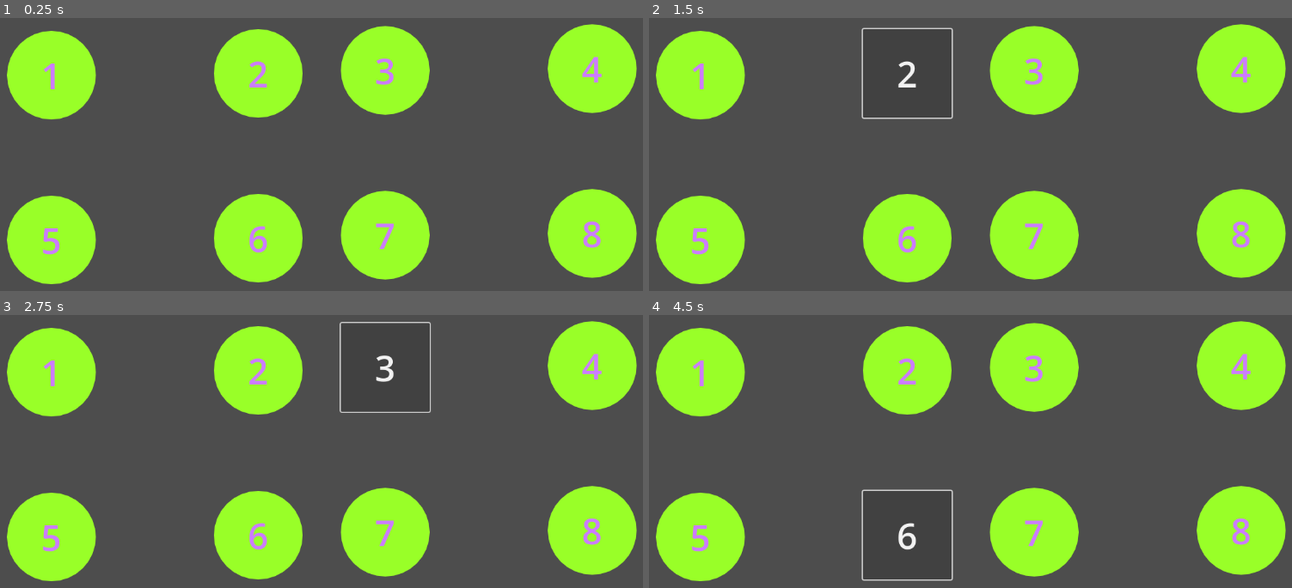
Above: before the commit, frames 1-4 (two rows, left to right).
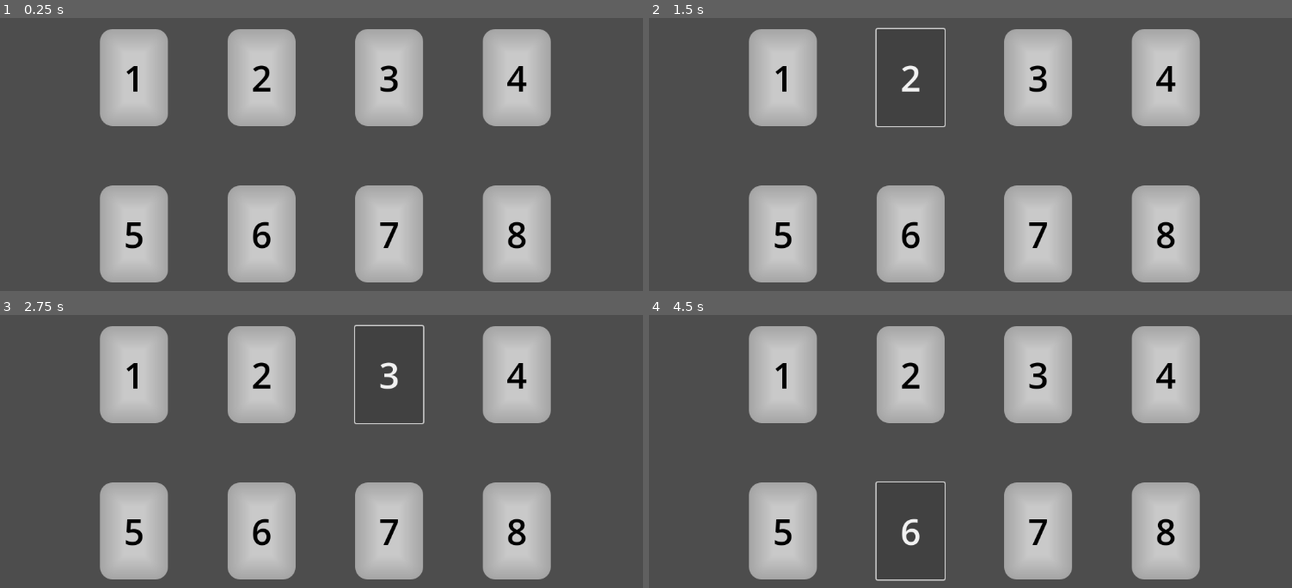
Above: after the commit, the same moments.

Repository: Lucasmoidel/stream-deck-ui
Game: Godot game, scene res://ui.tscn
Same seed, same stepped clock (60 frames per second), same inputs: the game is played once before the commit and once after it. This scene is started directly instead of the project's main scene.
Inputs:
- Up to frame 1 (0.25 s): no input
- Up to frame 2 (1.5 s): click "1" at 0.5 s; click "2" at 1.25 s
- Up to frame 3 (2.75 s): click "3" at 2 s
- Up to frame 4 (4.5 s): click "4" at 2.75 s; click "5" at 3.5 s; click "6" at 4.25 s

The runs differ from the first frame. In frame 1, 46% of the frame differs, in the area x 1-100%, y 2-98%; in frame 2, 42%; in frame 3, 42%; in frame 4, 42%.

Commit message:
YOU DONUT

Diff:
--- a/button_theme.tres
+++ b/button_theme.tres
@@ -1,12 +1,18 @@
 [gd_resource type="Theme" load_steps=2 format=3 uid="uid://bd1ksuf5j6cn8"]
 
 [sub_resource type="StyleBoxFlat" id="StyleBoxFlat_44idk"]
-bg_color = Color(0.6, 1, 0.156863, 1)
-corner_radius_top_left = 90
-corner_radius_top_right = 90
-corner_radius_bottom_right = 90
-corner_radius_bottom_left = 90
+bg_color = Color(0.787759, 0.787759, 0.787759, 1)
+border_width_left = 40
+border_width_top = 40
+border_width_right = 40
+border_width_bottom = 40
+border_color = Color(0.646029, 0.646029, 0.646029, 1)
+border_blend = true
+corner_radius_top_left = 20
+corner_radius_top_right = 20
+corner_radius_bottom_right = 20
+corner_radius_bottom_left = 20
 
 [resource]
-Button/colors/font_color = Color(0.8, 0.486275, 1, 1)
+Button/colors/font_color = Color(0, 0, 0, 1)
 Button/styles/normal = SubResource("StyleBoxFlat_44idk")
--- a/ui.tscn
+++ b/ui.tscn
@@ -10,75 +10,68 @@
 grow_horizontal = 2
 grow_vertical = 2
 
-[node name="Button" type="Button" parent="."]
-layout_mode = 0
-offset_left = 42.0
-offset_top = 114.0
-offset_right = 191.0
-offset_bottom = 263.0
+[node name="GridContainer" type="GridContainer" parent="."]
+layout_direction = 2
+layout_mode = 1
+anchors_preset = 8
+anchor_left = 0.5
+anchor_top = 0.5
+anchor_right = 0.5
+anchor_bottom = 0.5
+offset_left = -218.0
+offset_top = -133.0
+offset_right = 218.0
+offset_bottom = 133.0
+grow_horizontal = 2
+grow_vertical = 2
+theme_override_constants/h_separation = 100
+theme_override_constants/v_separation = 100
+columns = 4
+
+[node name="Button" type="Button" parent="GridContainer"]
+layout_mode = 2
 theme = ExtResource("1_cs2sk")
 theme_override_font_sizes/font_size = 60
 text = "1"
 
-[node name="Button2" type="Button" parent="."]
-offset_left = 389.0
-offset_top = 111.0
-offset_right = 538.0
-offset_bottom = 260.0
+[node name="Button2" type="Button" parent="GridContainer"]
+layout_mode = 2
 theme = ExtResource("1_cs2sk")
 theme_override_font_sizes/font_size = 60
 text = "2"
 
-[node name="Button3" type="Button" parent="."]
-offset_left = 602.0
-offset_top = 106.0
-offset_right = 751.0
-offset_bottom = 255.0
+[node name="Button3" type="Button" parent="GridContainer"]
+layout_mode = 2
 theme = ExtResource("1_cs2sk")
 theme_override_font_sizes/font_size = 60
 text = "3"
 
-[node name="Button4" type="Button" parent="."]
-offset_left = 949.0
-offset_top = 103.0
-offset_right = 1098.0
-offset_bottom = 252.0
+[node name="Button4" type="Button" parent="GridContainer"]
+layout_mode = 2
 theme = ExtResource("1_cs2sk")
 theme_override_font_sizes/font_size = 60
 text = "4"
 
-[node name="Button5" type="Button" parent="."]
-offset_left = 42.0
-offset_top = 391.0
-offset_right = 191.0
-offset_bottom = 540.0
+[node name="Button5" type="Button" parent="GridContainer"]
+layout_mode = 2
 theme = ExtResource("1_cs2sk")
 theme_override_font_sizes/font_size = 60
 text = "5"
 
-[node name="Button6" type="Button" parent="."]
-offset_left = 389.0
-offset_top = 388.0
-offset_right = 538.0
-offset_bottom = 537.0
+[node name="Button6" type="Button" parent="GridContainer"]
+layout_mode = 2
 theme = ExtResource("1_cs2sk")
 theme_override_font_sizes/font_size = 60
 text = "6"
 
-[node name="Button7" type="Button" parent="."]
-offset_left = 602.0
-offset_top = 383.0
-offset_right = 751.0
-offset_bottom = 532.0
+[node name="Button7" type="Button" parent="GridContainer"]
+layout_mode = 2
 theme = ExtResource("1_cs2sk")
 theme_override_font_sizes/font_size = 60
 text = "7"
 
-[node name="Button8" type="Button" parent="."]
-offset_left = 949.0
-offset_top = 380.0
-offset_right = 1098.0
-offset_bottom = 529.0
+[node name="Button8" type="Button" parent="GridContainer"]
+layout_mode = 2
 theme = ExtResource("1_cs2sk")
 theme_override_font_sizes/font_size = 60
 text = "8
